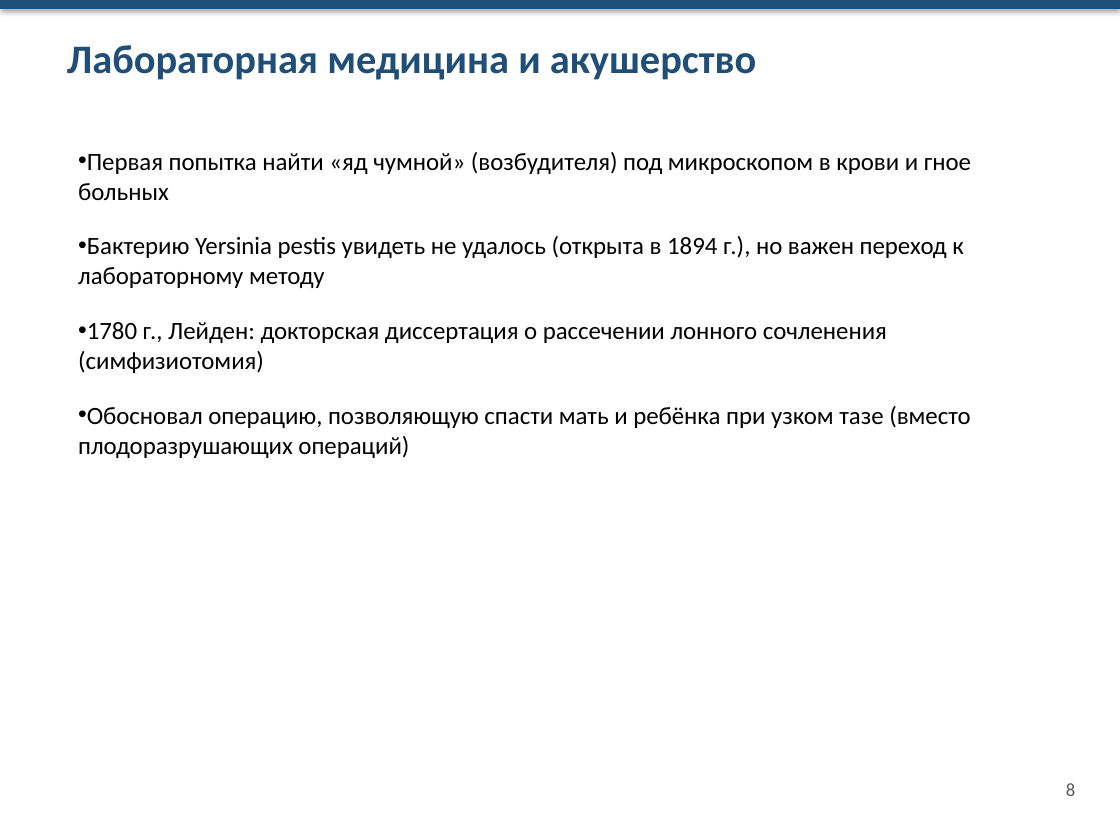
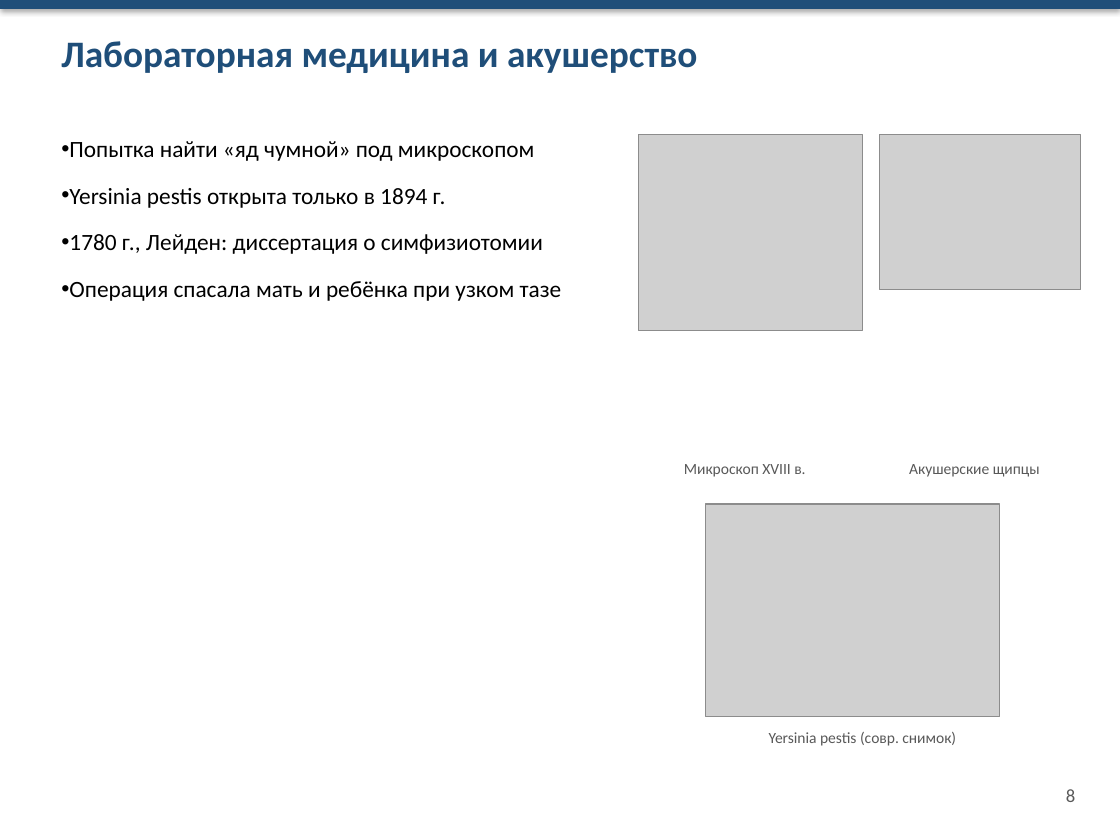
Before and after one commit to Egorka8982/YP_Penin_DB, a slide deck: slide 8 of presentation/Samoylovich_medicina.pptx. Drawn at 1120x840 pixels with LibreOffice and Linux fonts; fonts in the diff are those of the drawing; grey boxes stand for pictures. Boxes give left, top, right and bottom in pixels: in the first picture for what was removed or moved away, otherwise in the second. Text is boxed around its words. In the diff, an @@ line names an element or a change of style, - is before the commit and + after.

```diff
--- a/presentation/Samoylovich_medicina.pptx
+++ b/presentation/Samoylovich_medicina.pptx
@@ text "Лабораторная медицина и акушерство" at (61,41,697,73): size 26 to 24 pt @@
@@ text at (69,141,562,301): text changed; size 16 to 15 pt @@
-• Первая попытка найти «яд чумной» (возбудителя) под микроскопом в крови и гное больных
-• Бактерию Yersinia pestis увидеть не удалось (открыта в 1894 г.), но важен переход к лабораторному методу
-• 1780 г., Лейден: докторская диссертация о рассечении лонного сочленения (симфизиотомия)
-• Обосновал операцию, позволяющую спасти мать и ребёнка при узком тазе (вместо плодоразрушающих операций)
+• Попытка найти «яд чумной» под микроскопом
+• Yersinia pestis открыта только в 1894 г.
+• 1780 г., Лейден: диссертация о симфизиотомии
+• Операция спасала мать и ребёнка при узком тазе
@@ picture added at (638,134,862,330) @@
@@ picture added at (879,134,1081,290) @@
@@ text added at (684,464,805,477), 10 pt, text #595959 @@
+Микроскоп XVIII в.
@@ text added at (909,464,1040,477), 10 pt, text #595959 @@
+Акушерские щипцы
@@ picture added at (706,504,1000,717) @@
@@ text added at (769,732,956,746), 10 pt, text #595959 @@
+Yersinia pestis (совр. снимок)
@@ text "8": place and size @@
-text "8" at (1066,783,1075,796)
+text "8" at (1066,789,1075,802)
```
Also in this commit, not shown: 8 other slides changed, 1 slide added, 1 slide removed.
